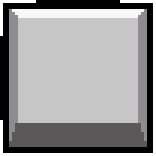
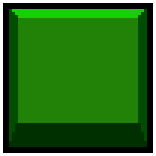
Comparing the layer stacks of the two w=156, h=156 images. Changes:
added layer "图层 5" above "深色背景.9" over [9, 9, 147, 147]
hid "图层 1" over [0, 0, 147, 147]
